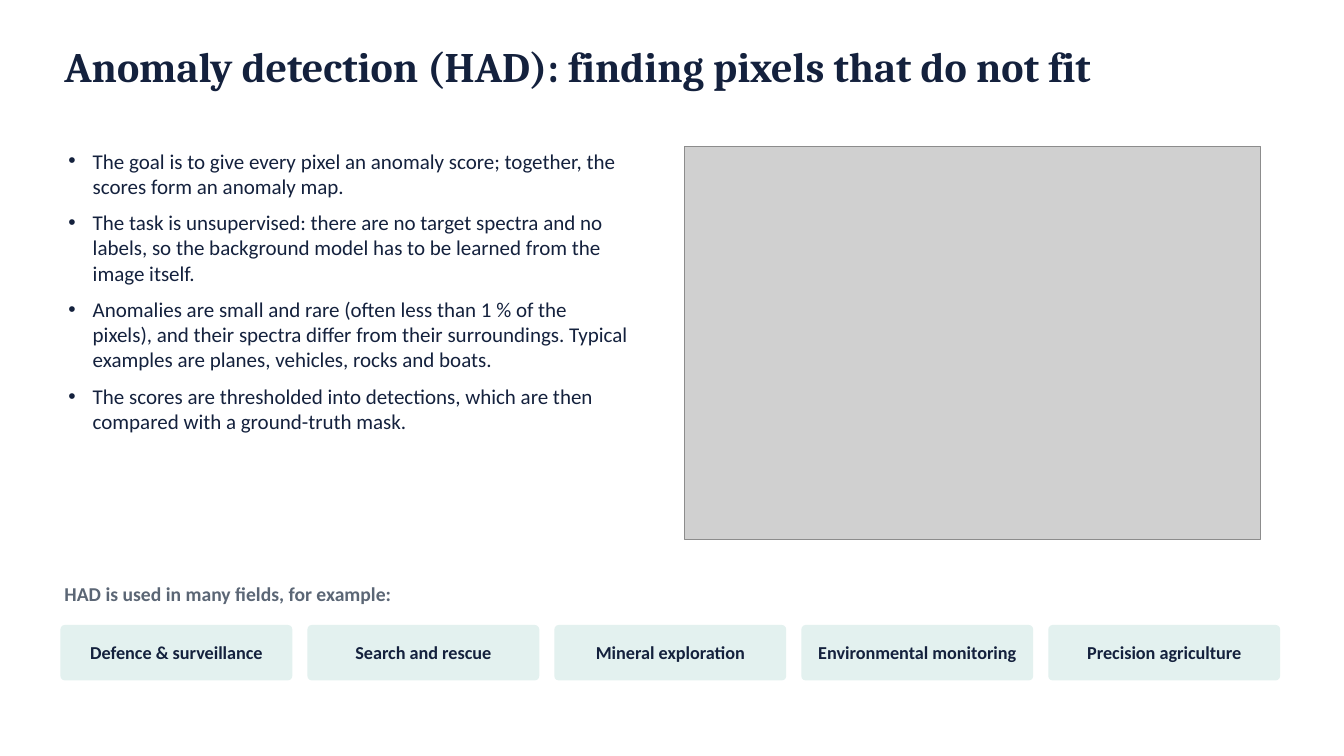
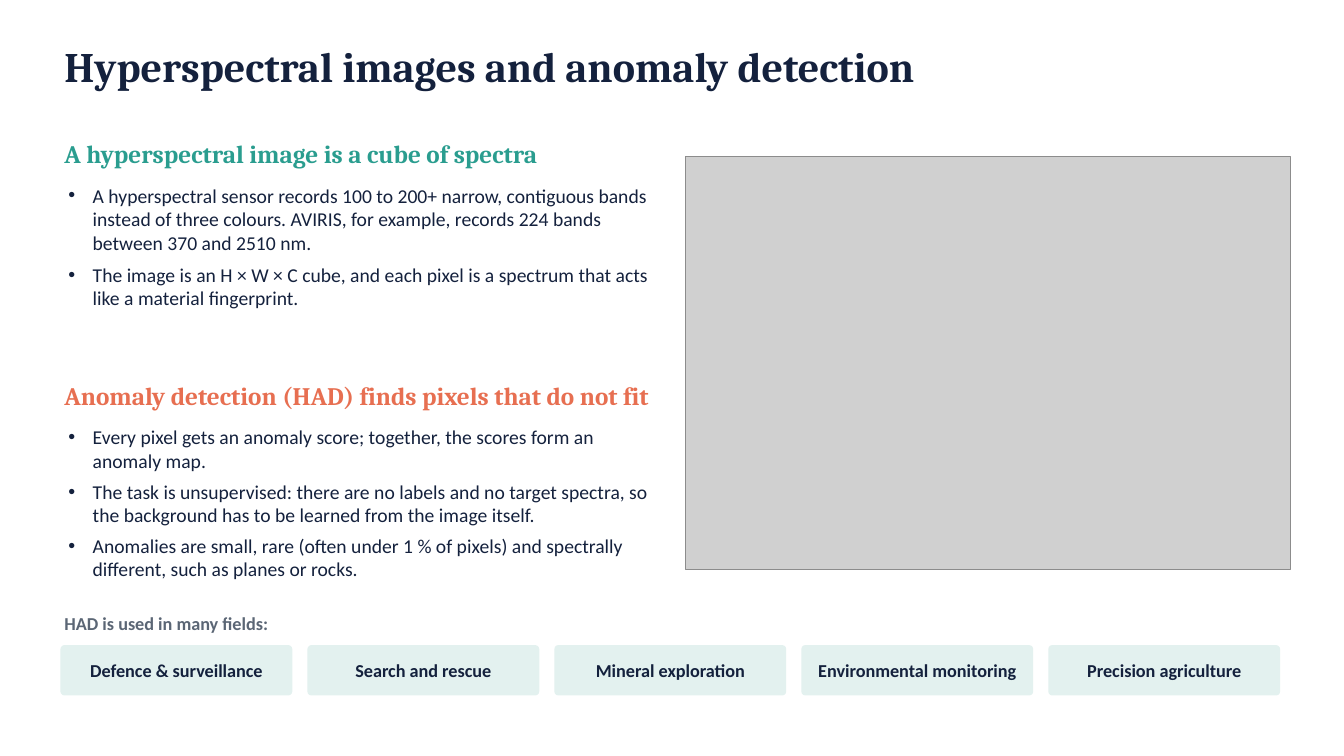
Before and after one commit to SaarthakG-Dtu/Hyperspectral_Anomaly_Detection, a slide deck: slide 2 of presentation/DMS2F-HAD_presentation.pptx (slide 4 before the commit). Drawn at 1344x756 pixels with LibreOffice and Linux fonts; fonts in the diff are those of the drawing; grey boxes stand for pictures. Boxes give left, top, right and bottom in pixels: in the first picture for what was removed or moved away, otherwise in the second. Text is boxed around its words. In the diff, an @@ line names an element or a change of style, - is before the commit and + after.

```diff
--- a/presentation/DMS2F-HAD_presentation.pptx
+++ b/presentation/DMS2F-HAD_presentation.pptx
@@ text added at box(64, 53, 915, 92), 30 pt, text #14213D, bold @@
+Hyperspectral images and anomaly detection
@@ text added at box(64, 145, 537, 169), 18 pt, text #2A9D8F, bold @@
+A hyperspectral image is a cube of spectra
@@ picture: place and size @@
-picture at box(685, 146, 1261, 539)
+picture at box(686, 156, 1291, 569)
@@ text added at box(93, 189, 648, 309), 14 pt, text #14213D @@
+• A hyperspectral sensor records 100 to 200+ narrow, contiguous bands instead of three colours. AVIRIS, for example, records 224 bands between 370 and 2510 nm.
+• The image is an H × W × C cube, and each pixel is a spectrum that acts like a material fingerprint.
@@ text at box(64, 387, 648, 411): text changed; size 30 to 18 pt; text colour #14213D to #E76F51 @@
-Anomaly detection (HAD): finding pixels that do not fit
+Anomaly detection (HAD) finds pixels that do not fit
@@ text at box(93, 430, 647, 579): text changed; size 15 to 14 pt @@
-• The goal is to give every pixel an anomaly score; together, the scores form an anomaly map.
-• The task is unsupervised: there are no target spectra and no labels, so the background model has to be learned from the image itself.
-• Anomalies are small and rare (often less than 1 % of the pixels), and their spectra differ from their surroundings. Typical examples are planes, vehicles, rocks and boats.
-• The scores are thresholded into detections, which are then compared with a ground-truth mask.
+• Every pixel gets an anomaly score; together, the scores form an anomaly map.
+• The task is unsupervised: there are no labels and no target spectra, so the background has to be learned from the image itself.
+• Anomalies are small, rare (often under 1 % of pixels) and spectrally different, such as planes or rocks.
@@ text at box(64, 617, 268, 633): text changed; size 14 to 13 pt @@
-HAD is used in many fields, for example:
+HAD is used in many fields:
@@ rounded rectangle "Defence & surveillance": place and size @@
-rounded rectangle "Defence & surveillance" at box(60, 625, 292, 681)
+rounded rectangle "Defence & surveillance" at box(60, 645, 292, 696)
@@ rounded rectangle "Search and rescue": place and size @@
-rounded rectangle "Search and rescue" at box(308, 625, 539, 681)
+rounded rectangle "Search and rescue" at box(308, 645, 539, 696)
@@ rounded rectangle "Mineral exploration": place and size @@
-rounded rectangle "Mineral exploration" at box(555, 625, 786, 681)
+rounded rectangle "Mineral exploration" at box(555, 645, 786, 696)
@@ rounded rectangle "Environmental monitoring": place and size @@
-rounded rectangle "Environmental monitoring" at box(802, 625, 1033, 681)
+rounded rectangle "Environmental monitoring" at box(802, 645, 1033, 696)
@@ rounded rectangle "Precision agriculture": place and size @@
-rounded rectangle "Precision agriculture" at box(1049, 625, 1280, 681)
+rounded rectangle "Precision agriculture" at box(1049, 645, 1280, 696)
```
Also in this commit, not shown: 9 other slides changed, 4 slides added, 14 slides removed, 23 other files.
